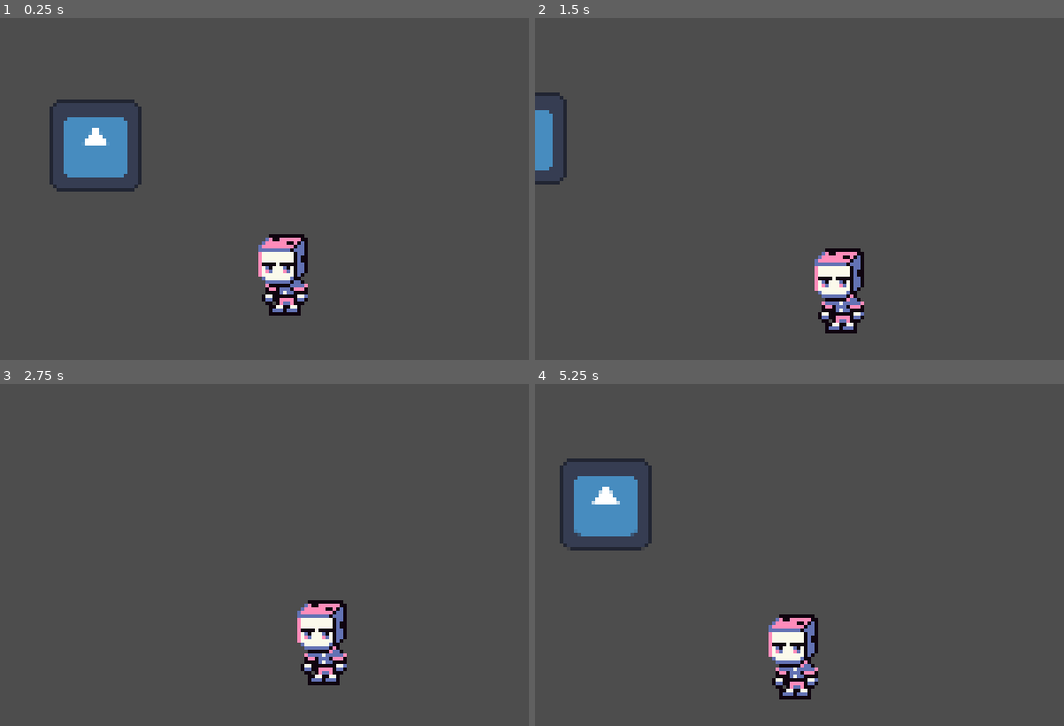
Above: before the commit, frames 1-4 (two rows, left to right).
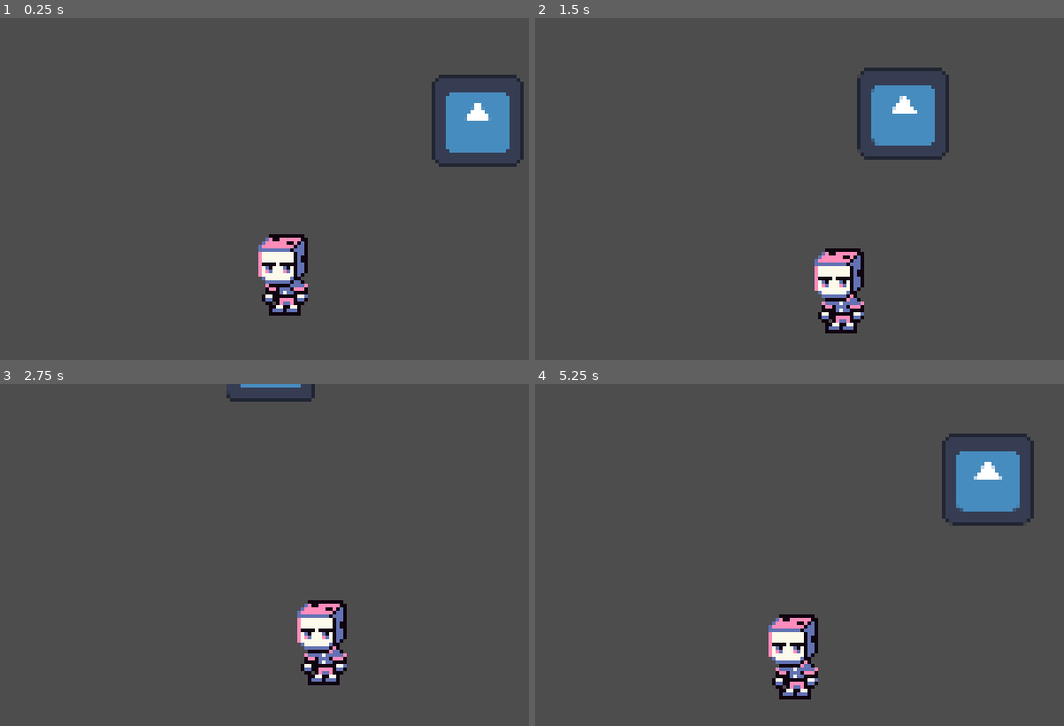
Above: after the commit, the same moments.

Repository: 0xspiderr/gbjam13_gamejam
Game: Godot game, scene res://scenes/game/game.tscn
The game is run twice, just before and just after one commit, with the same random seed, the same clock (stepped at 60 frames per second) and the same inputs. The engine's default icon, where the game draws it, is replaced by a stand-in: a white triangle on a blue panel in a dark square.
Inputs:
- Up to frame 1 (0.25 s): no input
- Up to frame 2 (1.5 s): hold D (right) 0.53-1.28 s; hold S (down) from 1.28 s (still down)
- Up to frame 3 (2.75 s): release S (down) at 2.03 s; hold D (right) from 2.03 s (still down)
- Up to frame 4 (5.25 s): release D (right) at 2.78 s; hold W (up) 2.78-3.53 s; hold A (left) 3.53-5.03 s; hold S (down) from 5.03 s (still down)

The runs differ from the first frame. In frame 1, 5.5% of the frame differs, in the area x 9-99%, y 16-51%; in frame 2, 3.6%; in frame 3, 0.3%; in frame 4, 5.4%.

Commit message:
added scene switch to combat when entering enemy area 2d

Diff:
--- /dev/null
+++ b/scenes/combat/combat.tscn
@@ -0,0 +1,43 @@
+[gd_scene format=3 uid="uid://cnseaei7cyk0j"]
+
+[node name="Combat" type="Control"]
+layout_mode = 3
+anchors_preset = 15
+anchor_right = 1.0
+anchor_bottom = 1.0
+grow_horizontal = 2
+grow_vertical = 2
+
+[node name="MarginContainer" type="MarginContainer" parent="."]
+layout_mode = 1
+anchors_preset = 7
+anchor_left = 0.5
+anchor_top = 1.0
+anchor_right = 0.5
+anchor_bottom = 1.0
+offset_left = -80.0
+offset_top = -31.0
+offset_right = 80.0
+grow_horizontal = 2
+grow_vertical = 0
+
+[node name="VBoxContainer" type="VBoxContainer" parent="MarginContainer"]
+layout_mode = 2
+size_flags_horizontal = 4
+
+[node name="HBoxContainer" type="HBoxContainer" parent="MarginContainer/VBoxContainer"]
+layout_mode = 2
+size_flags_horizontal = 4
+size_flags_vertical = 4
+
+[node name="Button" type="Button" parent="MarginContainer/VBoxContainer/HBoxContainer"]
+layout_mode = 2
+text = "attack"
+
+[node name="Button2" type="Button" parent="MarginContainer/VBoxContainer/HBoxContainer"]
+layout_mode = 2
+text = "defend"
+
+[node name="Button3" type="Button" parent="MarginContainer/VBoxContainer/HBoxContainer"]
+layout_mode = 2
+text = "idk"
--- a/scenes/game/game.gd
+++ b/scenes/game/game.gd
@@ -2,12 +2,29 @@
 extends Node
 
 
-@onready var player: Player = $Player
+@onready var current_scene: Node = $CurrentScene
+@onready var canvas_layer: CanvasLayer = $CanvasLayer
+
+const COMBAT_TSCN: PackedScene = preload("res://scenes/combat/combat.tscn")
 
 
 func _ready() -> void:
 	EventBus.start_combat.connect(_on_start_combat)
 
 
+#region COMBAT SIGNALS
 func _on_start_combat() -> void:
-	print("combat started")
+	var scene: Node = null
+	# get the current loaded level scene and free it
+	if current_scene.get_child_count():
+		scene = current_scene.get_child(0)
+
+	if is_instance_valid(scene):
+		scene.queue_free()
+
+	# get the combat scene and add it to the canvas layer because the
+	# combat scene is a ui scene
+	var combat_scene = COMBAT_TSCN.instantiate()
+	canvas_layer.add_child(combat_scene, true)
+
+#endregion
--- a/scenes/game/game.tscn
+++ b/scenes/game/game.tscn
@@ -1,18 +1,13 @@
-[gd_scene load_steps=4 format=3 uid="uid://dscp41dctwy3h"]
+[gd_scene load_steps=3 format=3 uid="uid://dscp41dctwy3h"]
 
 [ext_resource type="Script" uid="uid://crnuy0h8pe3n0" path="res://scenes/game/game.gd" id="1_0sr1o"]
-[ext_resource type="PackedScene" uid="uid://byvrh5g6p20lk" path="res://scenes/player/player.tscn" id="1_sul5r"]
-[ext_resource type="PackedScene" uid="uid://cp6enqfwfeyu7" path="res://scenes/enemy/enemy.tscn" id="2_7h61r"]
+[ext_resource type="PackedScene" uid="uid://c6onavsfv4e3e" path="res://scenes/levels/level0.tscn" id="2_7h61r"]
 
 [node name="Game" type="Node"]
 script = ExtResource("1_0sr1o")
 
-[node name="Player" parent="." instance=ExtResource("1_sul5r")]
-position = Vector2(81, 71)
+[node name="CurrentScene" type="Node" parent="."]
 
-[node name="Enemies" type="Node2D" parent="."]
-
-[node name="Enemy" parent="Enemies" instance=ExtResource("2_7h61r")]
-position = Vector2(28, 35)
+[node name="Level0" parent="CurrentScene" instance=ExtResource("2_7h61r")]
 
 [node name="CanvasLayer" type="CanvasLayer" parent="."]
--- /dev/null
+++ b/scenes/levels/level0.tscn
@@ -0,0 +1,12 @@
+[gd_scene load_steps=3 format=3 uid="uid://c6onavsfv4e3e"]
+
+[ext_resource type="PackedScene" uid="uid://byvrh5g6p20lk" path="res://scenes/player/player.tscn" id="1_cperm"]
+[ext_resource type="PackedScene" uid="uid://cp6enqfwfeyu7" path="res://scenes/enemy/enemy.tscn" id="2_hghvf"]
+
+[node name="Level0" type="Node2D"]
+
+[node name="Player" parent="." instance=ExtResource("1_cperm")]
+position = Vector2(80, 72)
+
+[node name="Enemy" parent="." instance=ExtResource("2_hghvf")]
+position = Vector2(135, 29)
--- a/scenes/player/player.gd
+++ b/scenes/player/player.gd
@@ -39,6 +39,8 @@
 
 
 func _play_animation() -> void:
+	var player_dir_len: float = player_dir.length()
+
 	if player_dir.length() == 0:
 		player_sprites.play(&"idle")
 	else:
--- a/singletons/event_bus.gd
+++ b/singletons/event_bus.gd
@@ -2,4 +2,4 @@
 
 # combat signals
 signal start_combat()
-signal end_combat
+signal end_combat()
